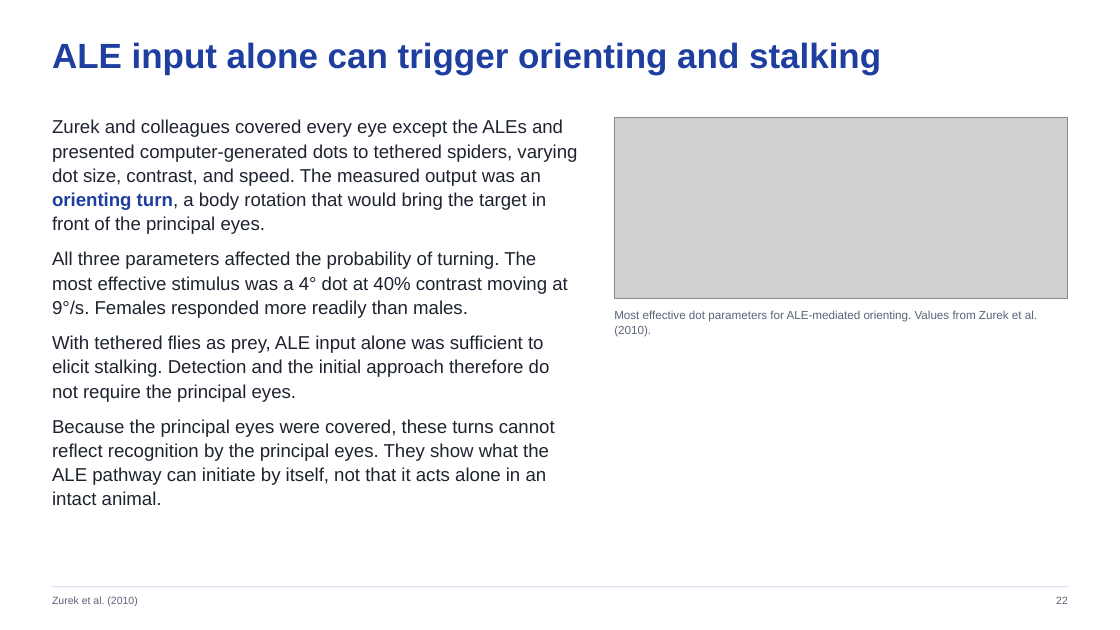
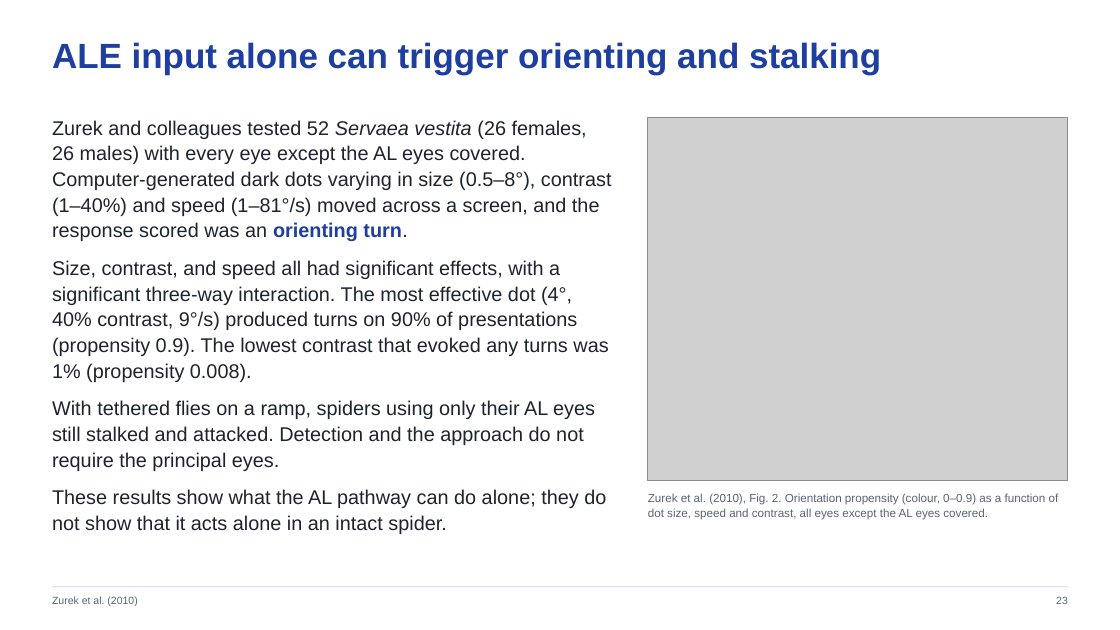
Before and after one commit to jordanxxlopez/NEUROETHOLOGY, a slide deck: slide 23 of lectures/L12/Neuroethology_Lecture12_FA2026.pptx (slide 22 before the commit). Drawn at 1120x630 pixels with LibreOffice and Linux fonts; fonts in the diff are those of the drawing; grey boxes stand for pictures. Boxes give left, top, right and bottom in pixels: in the first picture for what was removed or moved away, otherwise in the second. Text is boxed around its words. In the diff, an @@ line names an element or a change of style, - is before the commit and + after.

```diff
--- a/lectures/L12/Neuroethology_Lecture12_FA2026.pptx
+++ b/lectures/L12/Neuroethology_Lecture12_FA2026.pptx
@@ picture: place and size @@
-picture at (614, 118, 1068, 298)
+picture at (648, 118, 1068, 481)
@@ text at (52, 120, 612, 534): text changed; size 16 to 17 pt @@
-Zurek and colleagues covered every eye except the ALEs and presented computer-generated dots to tethered spiders, varying dot size, contrast, and speed. The measured output was an orienting turn, a body rotation that would bring the target in front of the principal eyes.
-All three parameters affected the probability of turning. The most effective stimulus was a 4° dot at 40% contrast moving at 9°/s. Females responded more readily than males.
-With tethered flies as prey, ALE input alone was sufficient to elicit stalking. Detection and the initial approach therefore do not require the principal eyes.
-Because the principal eyes were covered, these turns cannot reflect recognition by the principal eyes. They show what the ALE pathway can initiate by itself, not that it acts alone in an intact animal.
+Zurek and colleagues tested 52 Servaea vestita (26 females, 26 males) with every eye except the AL eyes covered. Computer-generated dark dots varying in size (0.5–8°), contrast (1–40%) and speed (1–81°/s) moved across a screen, and the response scored was an orienting turn.
+Size, contrast, and speed all had significant effects, with a significant three-way interaction. The most effective dot (4°, 40% contrast, 9°/s) produced turns on 90% of presentations (propensity 0.9). The lowest contrast that evoked any turns was 1% (propensity 0.008).
+With tethered flies on a ramp, spiders using only their AL eyes still stalked and attacked. Detection and the approach do not require the principal eyes.
+These results show what the AL pathway can do alone; they do not show that it acts alone in an intact spider.
@@ text at (648, 493, 1059, 520): text changed @@
-Most effective dot parameters for ALE-mediated orienting. Values from Zurek et al. (2010).
+Zurek et al. (2010), Fig. 2. Orientation propensity (colour, 0–0.9) as a function of dot size, speed and contrast, all eyes except the AL eyes covered.
```
Also in this commit, not shown: 26 other slides changed, 8 slides added, 8 slides removed, 32 other files.
